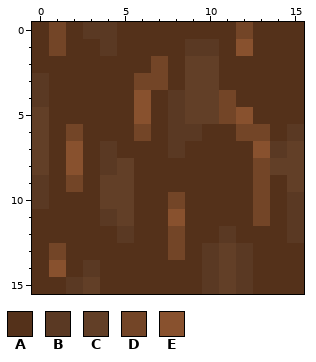
Two states of a pixel-art file, textures/log.aseprite. This is how it looked before the edit.
16x16 pixels, 1 frame. Colours within 5 levels of each other are drawn and written as one.
Palette (. is transparent): A #54311a  B #5a3923  C #623f27  D #734527  E #88512e
Pixels before, first column x 0:
 0 ADABBAAAAAAADAAA
 1 ADAABAAAABBAEAAA
 2 AAAAAAADACCAAAAA
 3 BAAAAADDACCAAAAA
 4 BAAAAAEABCCDAAAA
 5 CAAAAAEABCCDEAAA
 6 CADAAADABBAADDAB
 7 CAEABAAABAAAAEBC
 8 CAEABCAAAAAAADCC
 9 BADACCAAAAAAADAC
10 BAAACCAADAAAADAB
11 AAAABCAAEAAAADAB
12 AAAAABAADAABAAAB
13 ADAAAAAADABCBAAA
14 AEABAAAAAABCBAAA
15 AABCAAAAAABCBAAA
And afterwards:
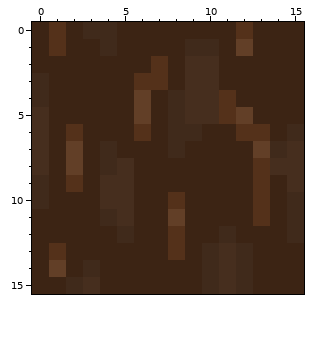
Changes in this commit:
colour A: #54311a -> #3c2414
colour B: #5a3923 -> #402a1b
colour C: #623f27 -> #462e1e
colour D: #734527 -> #54311a
colour E: #88512e -> #623f27
Where, in picture pixels (left, top, right, bottom), the same in both pictures:
changed: (32, 22, 304, 294)
